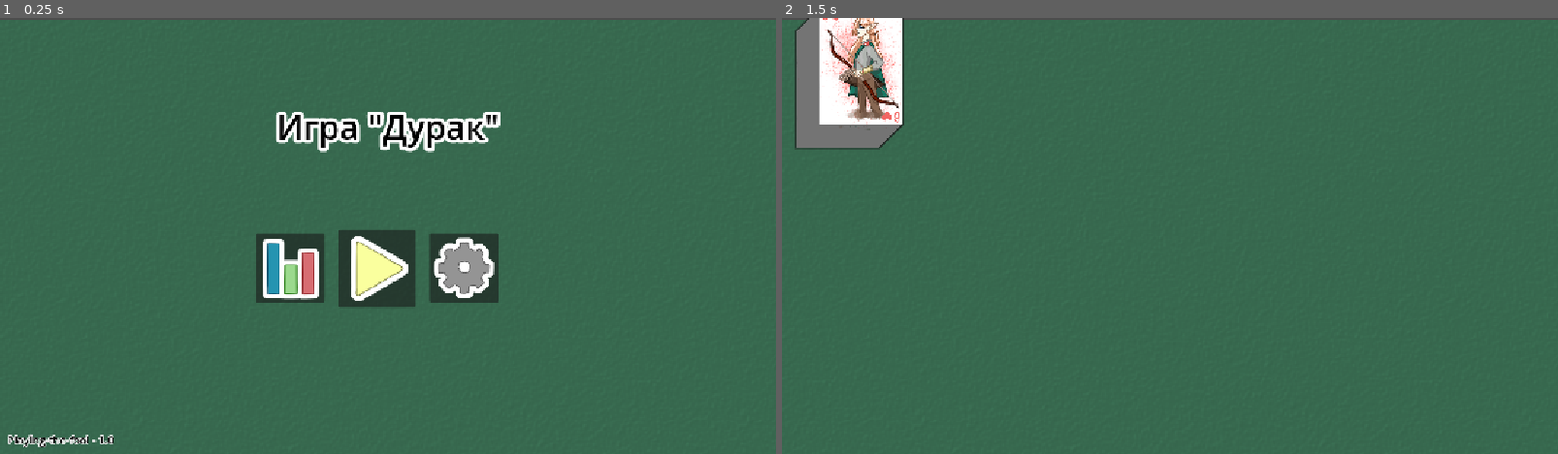
Above: before the commit, frames 1-2 (left to right).
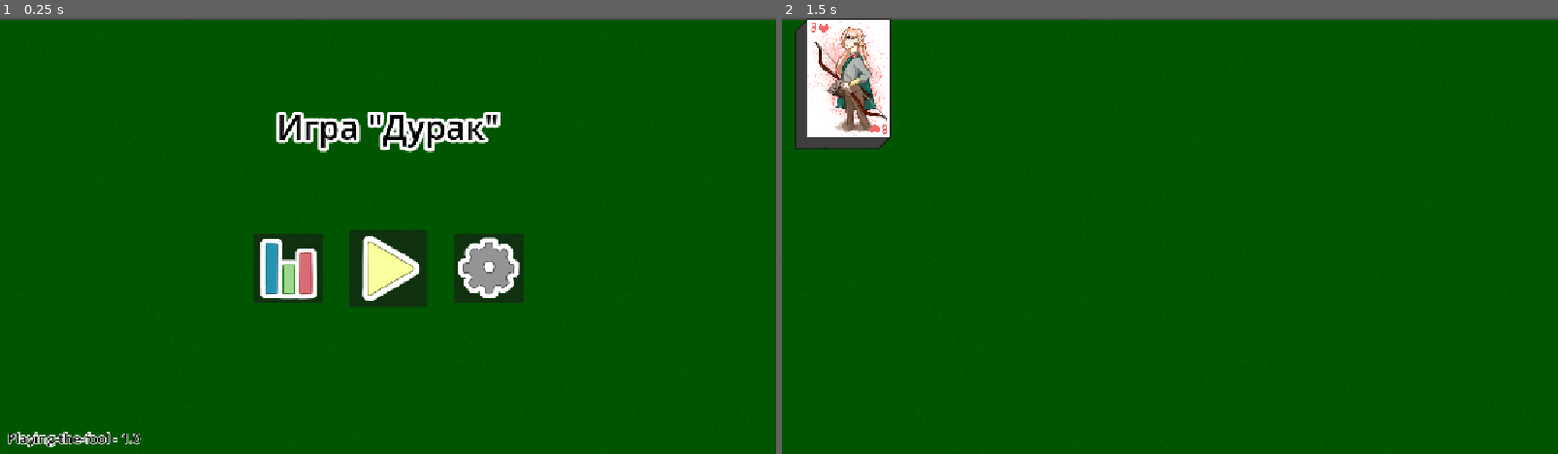
Above: after the commit, the same moments.

Repository: Yulya-S/Playing-the-fool
Game: Godot game, scene res://scenes/main.tscn
Same seed, same stepped clock (60 frames per second), same inputs: the game is played once before the commit and once after it.
Inputs (mouse positions are in pixels of both pictures, inside the frame that each line leads up to; where the layout moved, square brackets give the same spot in the first picture):
- Up to frame 1 (0.25 s): no input
- Up to frame 2 (1.5 s): click (1170, 266) [1162, 266] at 0.5 s; tap Enter at 1.25 s

The runs differ from the first frame. In frame 1, 97% of the frame differs, in the area x 0-100%, y 0-100%; in frame 2, 99%.
Error in both runs: Invalid call. Nonexistent function 'store_json' in base 'Node (Global.gd)'. (res://scripts/main.gd:9)

Commit message:
changing the positioning of objects

Diff:
--- a/playing-the-fool/scenes/fragments/card.tscn
+++ b/playing-the-fool/scenes/fragments/card.tscn
@@ -4,7 +4,7 @@
 [ext_resource type="PackedScene" uid="uid://cskwp4r1g2e3m" path="res://scenes/fragments/pack.tscn" id="1_iriu1"]
 
 [sub_resource type="RectangleShape2D" id="RectangleShape2D_iriu1"]
-size = Vector2(124, 172)
+size = Vector2(124, 187)
 
 [node name="Card" type="Area2D"]
 script = ExtResource("1_0bgfi")
@@ -12,4 +12,5 @@
 [node name="Pack" parent="." instance=ExtResource("1_iriu1")]
 
 [node name="CollisionShape2D" type="CollisionShape2D" parent="."]
+position = Vector2(0, -7.5)
 shape = SubResource("RectangleShape2D_iriu1")
--- a/playing-the-fool/scenes/fragments/deck.tscn
+++ /dev/null
@@ -1,11 +0,0 @@
-[gd_scene load_steps=3 format=3 uid="uid://deqkmpy07elvv"]
-
-[ext_resource type="Script" uid="uid://b3qqbfont2jp2" path="res://scripts/fragments/deck.gd" id="1_444pa"]
-[ext_resource type="PackedScene" uid="uid://cskwp4r1g2e3m" path="res://scenes/fragments/pack.tscn" id="1_n3goq"]
-
-[node name="Deck" type="Node2D"]
-script = ExtResource("1_444pa")
-
-[node name="Pack" parent="." instance=ExtResource("1_n3goq")]
-
-[node name="Cards" type="Node2D" parent="."]
--- a/playing-the-fool/scenes/main.tscn
+++ b/playing-the-fool/scenes/main.tscn
@@ -8,7 +8,7 @@
 script = ExtResource("1_o5qli")
 
 [node name="Sprite2D" type="Sprite2D" parent="."]
-modulate = Color(0.255234, 0.483164, 0.362167, 1)
+modulate = Color(0, 0.392157, 0, 1)
 position = Vector2(575.5, 326)
 scale = Vector2(1, 1.001)
 texture = ExtResource("2_0wfyh")
--- a/playing-the-fool/scenes/pages/game.tscn
+++ b/playing-the-fool/scenes/pages/game.tscn
@@ -1,6 +1,7 @@
-[gd_scene load_steps=2 format=3 uid="uid://yk6gbargmxh5"]
+[gd_scene load_steps=3 format=3 uid="uid://yk6gbargmxh5"]
 
-[ext_resource type="PackedScene" uid="uid://deqkmpy07elvv" path="res://scenes/fragments/deck.tscn" id="1_idf3u"]
+[ext_resource type="PackedScene" uid="uid://cskwp4r1g2e3m" path="res://scenes/fragments/pack.tscn" id="1_2x851"]
+[ext_resource type="Script" uid="uid://b3qqbfont2jp2" path="res://scripts/fragments/deck.gd" id="1_773x0"]
 
 [node name="Game" type="Control"]
 layout_mode = 3
@@ -8,5 +9,10 @@
 offset_right = 1152.0
 offset_bottom = 648.0
 
-[node name="Deck" parent="." instance=ExtResource("1_idf3u")]
+[node name="Deck" type="Node2D" parent="."]
 position = Vector2(81, 107)
+script = ExtResource("1_773x0")
+
+[node name="Pack" parent="Deck" instance=ExtResource("1_2x851")]
+
+[node name="Cards" type="Node2D" parent="Deck"]
--- a/playing-the-fool/scenes/pages/menu.tscn
+++ b/playing-the-fool/scenes/pages/menu.tscn
@@ -27,9 +27,9 @@
 
 [node name="Play" type="Button" parent="."]
 layout_mode = 0
-offset_left = 501.4
+offset_left = 518.4
 offset_top = 314.0
-offset_right = 629.4
+offset_right = 646.4
 offset_bottom = 442.0
 scale = Vector2(0.9, 0.9)
 theme_override_font_sizes/font_size = 20
@@ -37,9 +37,9 @@
 
 [node name="Statistics" type="Button" parent="."]
 layout_mode = 0
-offset_left = 378.6
+offset_left = 375.6
 offset_top = 320.0
-offset_right = 506.6
+offset_right = 503.6
 offset_bottom = 448.0
 scale = Vector2(0.8, 0.8)
 theme_override_font_sizes/font_size = 20
@@ -47,10 +47,10 @@
 
 [node name="Settings" type="Button" parent="."]
 layout_mode = 0
-offset_left = 637.0
-offset_top = 320.4
-offset_right = 765.0
-offset_bottom = 448.4
+offset_left = 674.0
+offset_top = 320.0
+offset_right = 802.0
+offset_bottom = 448.0
 scale = Vector2(0.8, 0.8)
 theme_override_font_sizes/font_size = 20
 icon = ExtResource("2_ohr8o")
@@ -58,12 +58,13 @@
 [node name="Version" type="Label" parent="."]
 layout_mode = 0
 offset_left = 10.0
-offset_top = 615.0
-offset_right = 168.0
+offset_top = 610.0
+offset_right = 208.0
 offset_bottom = 638.0
 theme_override_colors/font_color = Color(0, 0, 0, 1)
 theme_override_colors/font_outline_color = Color(1, 1, 1, 1)
 theme_override_constants/outline_size = 5
+theme_override_font_sizes/font_size = 20
 text = "Playing-the-fool - 1.0"
 
 [connection signal="button_down" from="Play" to="." method="_on_play_button_down"]
--- a/playing-the-fool/scenes/pages/settings.tscn
+++ b/playing-the-fool/scenes/pages/settings.tscn
@@ -38,7 +38,7 @@
 theme_override_font_sizes/font_size = 20
 selected = 0
 item_count = 2
-popup/item_0/text = "Фэнтези калода"
+popup/item_0/text = "Фэнтези колода"
 popup/item_0/id = 0
 popup/item_1/text = "v1"
 popup/item_1/id = 1
@@ -49,14 +49,14 @@
 offset_top = -28.0
 offset_right = 576.0
 theme_override_font_sizes/font_size = 20
-text = "Тип калоды"
+text = "Тип колода"
 
 [node name="Label2" type="Label" parent="."]
 layout_mode = 2
 offset_left = 430.0
-offset_top = 223.0
+offset_top = 230.0
 offset_right = 710.0
-offset_bottom = 251.0
+offset_bottom = 258.0
 theme_override_font_sizes/font_size = 20
 text = "Цвет фона"
 
--- a/playing-the-fool/scripts/fragments/deck.gd
+++ b/playing-the-fool/scripts/fragments/deck.gd
@@ -8,7 +8,7 @@
 	while len(card_array) > 0:
 		Global.add_obj(Cards, card)
 		Cards.get_child(-1).set_value(card_array.pop_at(randi() % len(card_array)))
-		Cards.get_child(-1).position.x += (36 - len(card_array)) * 1.
-		Cards.get_child(-1).position.y -= (36 - len(card_array)) * 1.
+		Cards.get_child(-1).position.x += (36 - len(card_array)) * 0.5
+		Cards.get_child(-1).position.y -= (36 - len(card_array)) * 0.5
 	$Pack.frame = (Cards.get_child(-1).get_child(0).frame) % 4
 	$Pack.hide_shadow()
